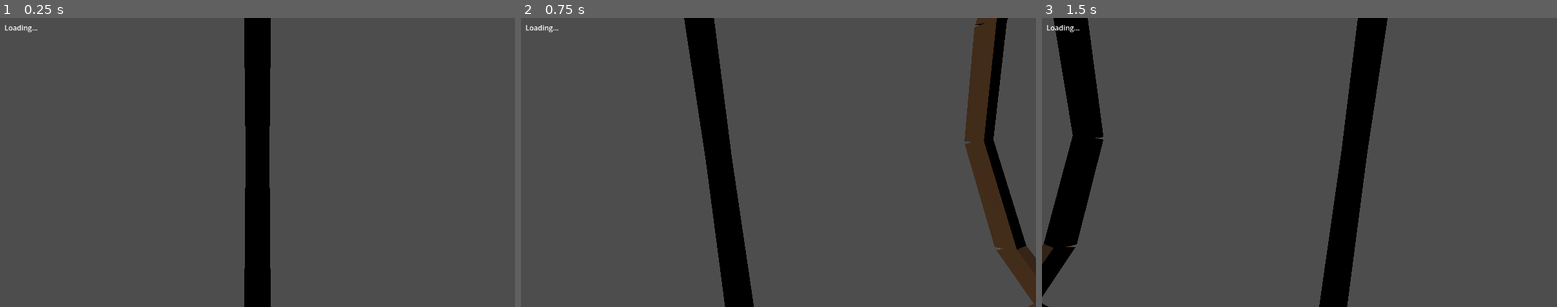
Above: before the commit, frames 1-3 (left to right).
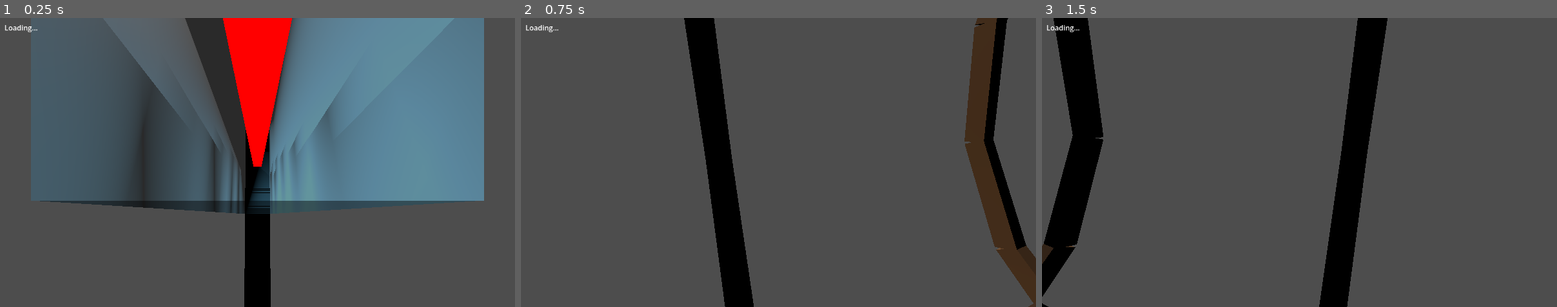
Above: after the commit, the same moments.

Repository: memlocator/flags_ahead
Game: Godot game, scene res://scenes/main.tscn
Same seed, same stepped clock (60 frames per second), same inputs: the game is played once before the commit and once after it. This scene is started directly instead of the project's main scene.
Inputs (mouse positions are in pixels of both pictures, inside the frame that each line leads up to):
- Up to frame 1 (0.25 s): no input
- Up to frame 2 (0.75 s): tap Enter (ui_accept) at 0.5 s; move the mouse to (804, 162) at 0.52 s; hold W from 0.53 s (still down); tap R at 0.6 s; click (804, 162) at 0.67 s
- Up to frame 3 (1.5 s): keep holding W; tap Enter (ui_accept) at 0.77, 1.25 s; move the mouse to (1273, 162) at 1.27 s; tap T at 1.35 s

The runs differ from the first frame. In frame 1, 42% of the frame differs, in the area x 6-94%, y 0-68%; in frame 2, nothing differs; in frame 3, nothing differs.
Error before the commit: Parse Error: Cannot infer the type of "skel_origin_y" variable because the value doesn't have a set type. (res://scripts/build_system.gd:226)
Error after the commit: Invalid assignment of property or key 'position' with value of type 'Vector3' on a base object of type 'null instance'. (res://scripts/orbit_camera.gd:32)

Commit message:
Fix type inference errors for skel_origin_y and hit_y_local

Diff:
--- a/scripts/build_system.gd
+++ b/scripts/build_system.gd
@@ -222,9 +222,9 @@
 			and result.collider.collision_layer & 1 != 0
 			and absf(hit_normal.y) < 0.7)
 	if want_bent:
-		var skel_node := BuildUtils.find_ancestor(result.collider, ShipSkeleton)
-		var skel_origin_y := skel_node.global_position.y if skel_node else 0.0
-		var hit_y_local := hit_point.y - skel_origin_y
+		var skel_node: Node3D = BuildUtils.find_ancestor(result.collider, ShipSkeleton) as Node3D
+		var skel_origin_y: float = skel_node.global_position.y if skel_node else 0.0
+		var hit_y_local: float = hit_point.y - skel_origin_y
 		if absf(hit_y_local - _last_bend_hit_y) > 0.05:
 			_last_bend_hit_y = hit_y_local
 			_current_bend_offsets = _hull_curve.get_bend_offsets(hit_y_local, sz.x)
